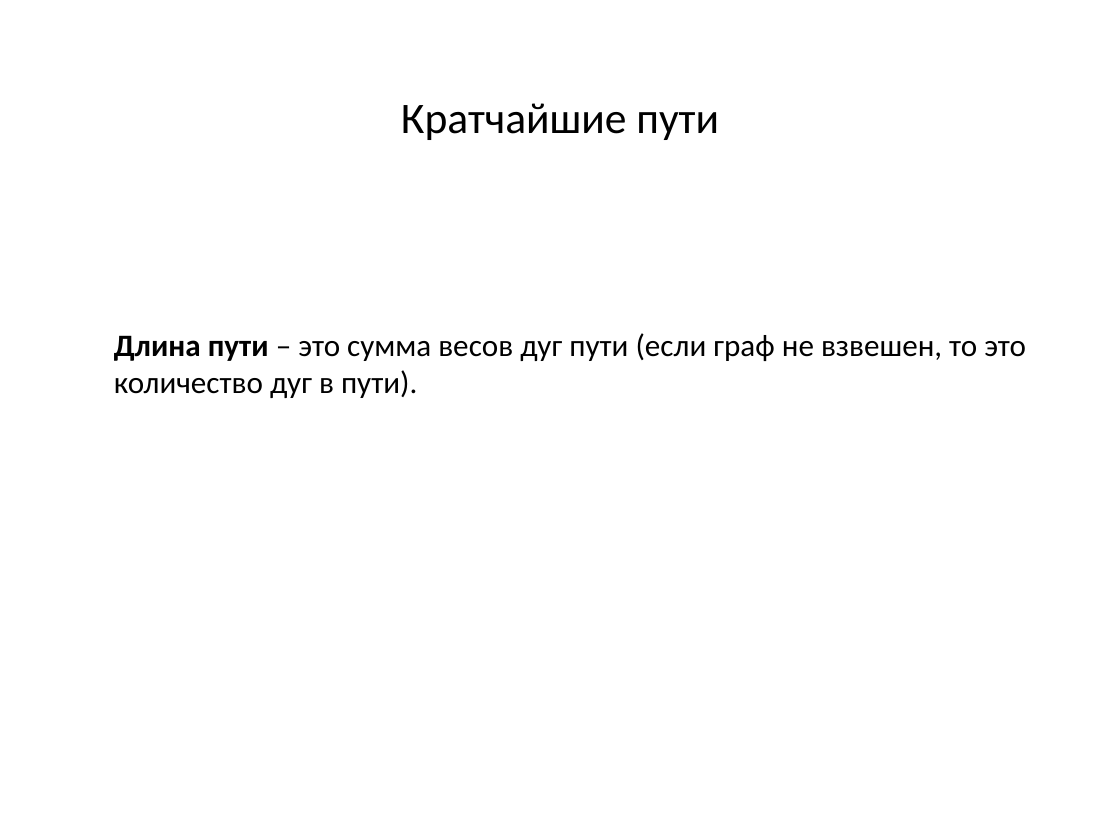
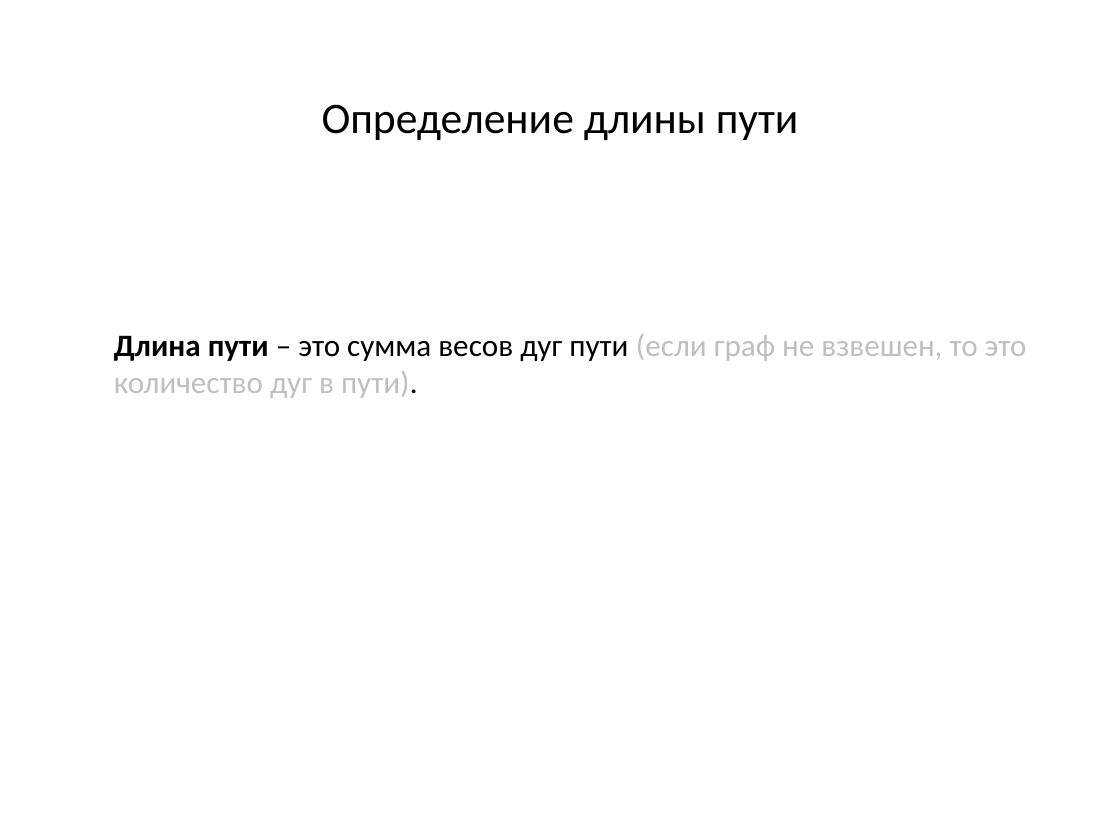
Before and after one commit to SteinbergOB/ANG, a slide deck: slide 3 of Презентации/Лекция 3.pptx (slide 7 before the commit). Drawn at 1120x840 pixels with LibreOffice and Linux fonts; fonts in the diff are those of the drawing. Boxes give left, top, right and bottom in pixels: in the first picture for what was removed or moved away, otherwise in the second. Text is boxed around its words. In the diff, an @@ line names an element or a change of style, - is before the commit and + after.

```diff
--- a/Презентации/Лекция 3.pptx
+++ b/Презентации/Лекция 3.pptx
@@ text at (322,104,799,140): text changed @@
-Кратчайшие пути
+Определение длины пути
@@ text "Длина пути – это сумма ..." at (114,334,1027,398): text colour #000000 to #BFBFBF in "(если граф не взвешен, то это количество ..." @@
```
Also in this commit, not shown: 21 other slides changed, 26 slides added, 2 other files.
